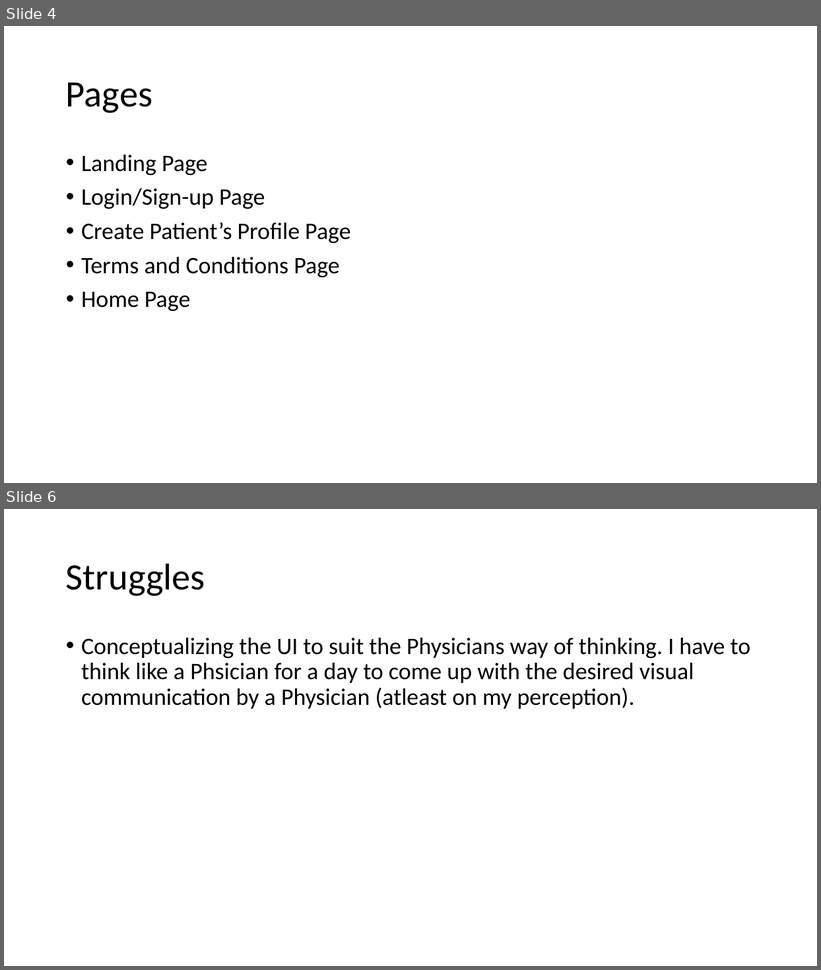
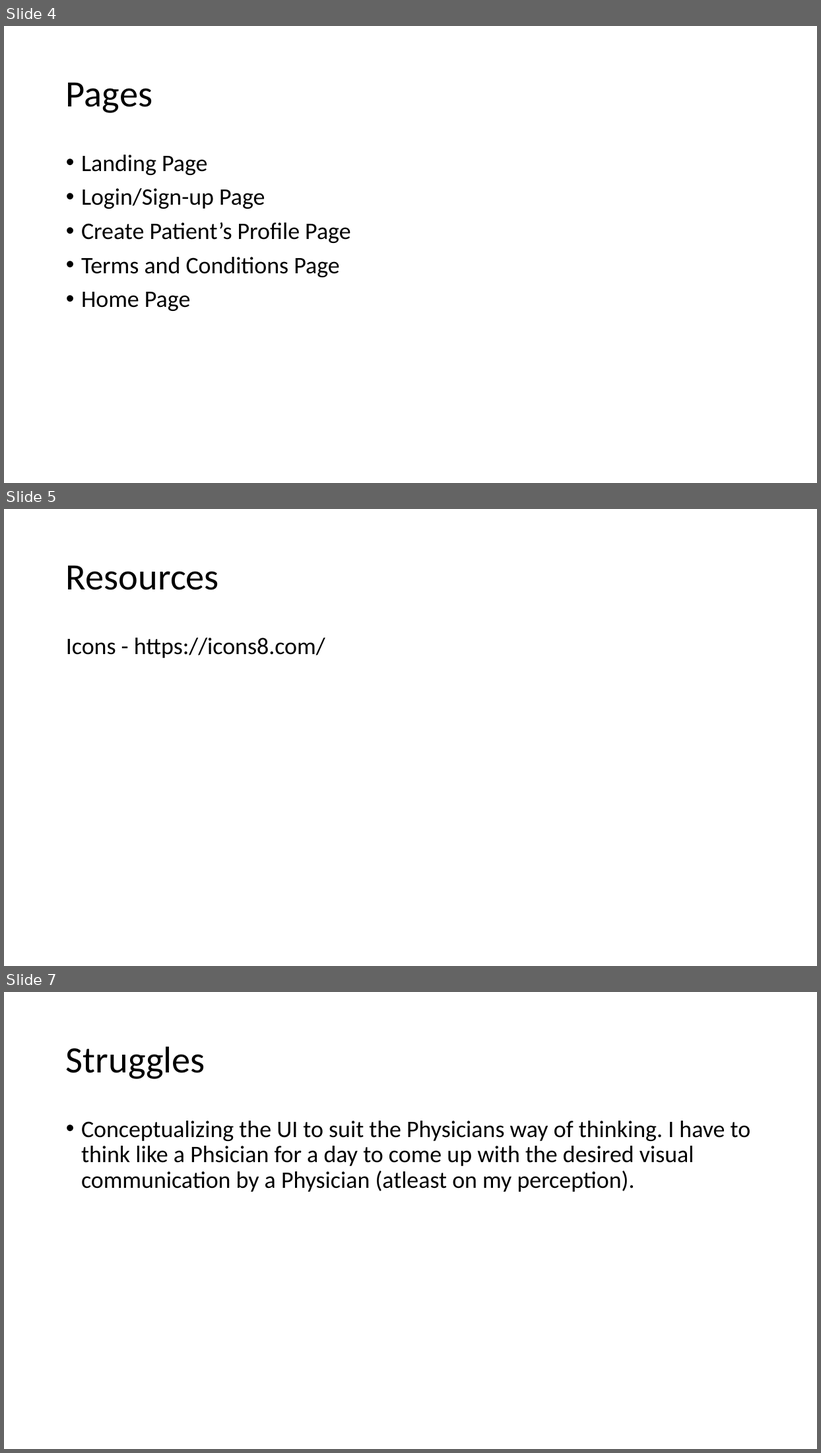
Before and after one commit to agtagaruma/portfolio001, a slide deck: p5-mern-app/presentationFiles/e-Prescribe app.pptx. Shown one above the other, each under a label of ours: slides 4 and 6 before the commit, slides 4, 5 and 7 after it; the slides between them are not shown. The pictures are 821x970 and 821x1453 pixels, drawn with LibreOffice and Linux fonts; fonts in the diff are those of the drawing. Boxes give left, top, right and bottom in pixels: in the first picture for what was removed or moved away, otherwise in the second. Text is boxed around its words. In the diff, an @@ line names an element or a change of style, - is before the commit and + after.

Commit message:
feat: edited the homepage and create patients profile page, added resources list in the presentation powerpoint

```diff
--- a/p5-mern-app/presentationFiles/e-Prescribe app.pptx
+++ b/p5-mern-app/presentationFiles/e-Prescribe app.pptx
@@ slide 5 added at (4, 509, 817, 966), background #FFFFFF @@
@@ title added at (66, 565, 219, 590), 44 pt, text #000000 @@
+Resources
@@ text added at (66, 638, 325, 658), 28 pt, text #000000 @@
+Icons - https://icons8.com/
@@ what was slide 6 is now slide 7 @@
```
Also in this commit, not shown: 5 other files.
